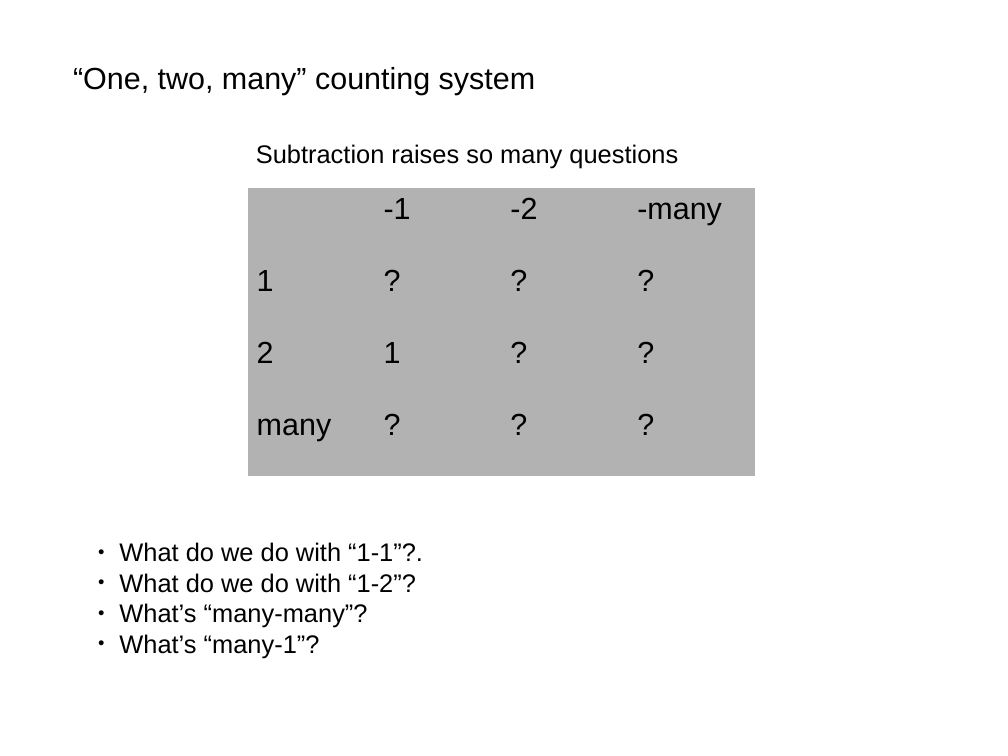
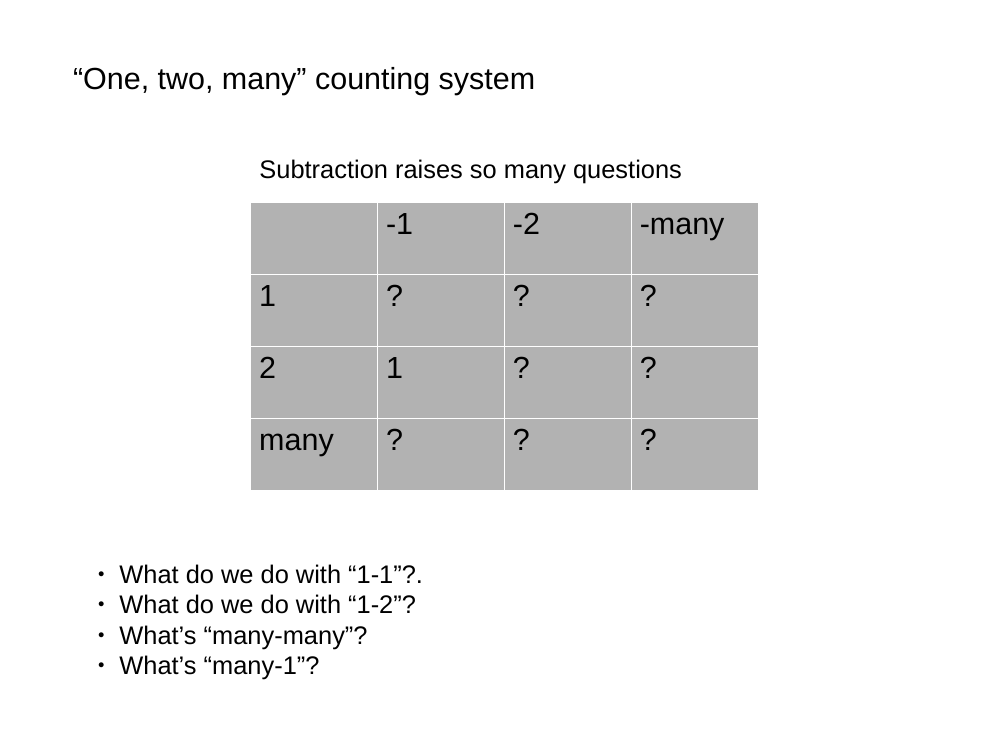
Before and after one commit to akalenuk/floating-point-experiments, a slide deck: slide 3 of floating.odp. Drawn at 1008x756 pixels with LibreOffice and Linux fonts; fonts in the diff are those of the drawing. Boxes give left, top, right and bottom in pixels: in the first picture for what was removed or moved away, otherwise in the second. Text is boxed around its words. In the diff, an @@ line names an element or a change of style, - is before the commit and + after.

```diff
--- a/floating.odp
+++ b/floating.odp
@@ text "Subtraction raises so many questions": place and size @@
-text "Subtraction raises so many questions" at [256,144,678,169]
+text "Subtraction raises so many questions" at [259,159,682,183]
@@ table at [251,202,759,490] @@
@@ borders changed @@
@@ table: place and size @@
-table at [248,188,756,476]
+table at [251,202,759,490]
@@ text "What do we do with ...": place and size @@
-text "What do we do with ..." at [119,542,423,658]
+text "What do we do with ..." at [119,564,423,680]
```
Also in this commit, not shown: 6 other slides changed, 1 other file.
